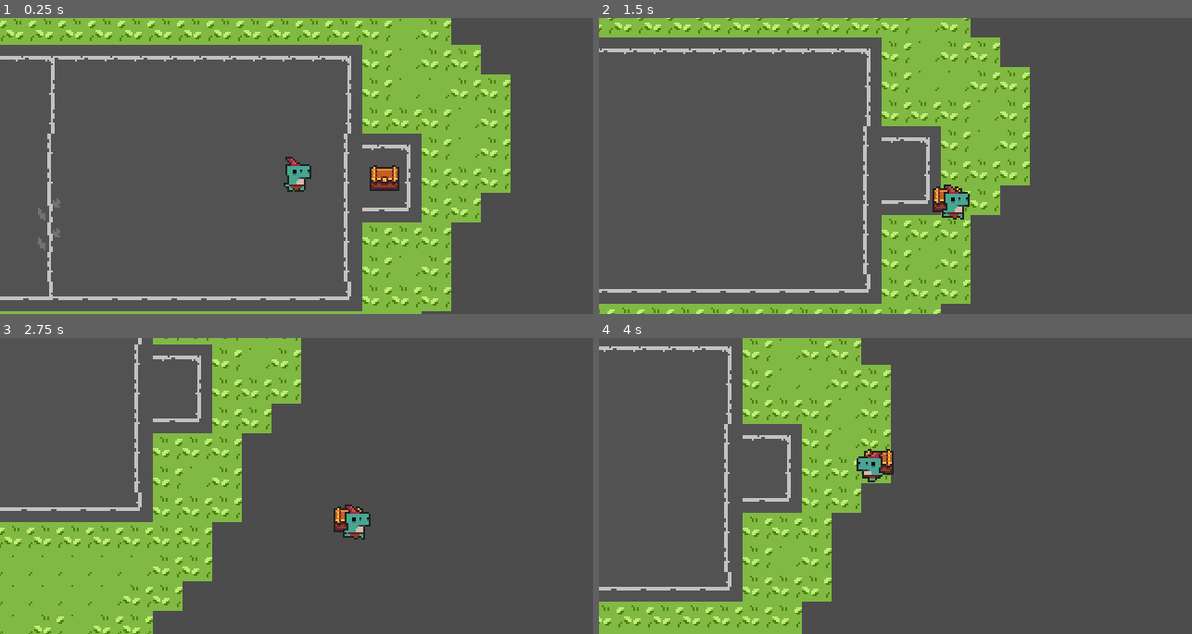
Above: before the commit, frames 1-4 (two rows, left to right).
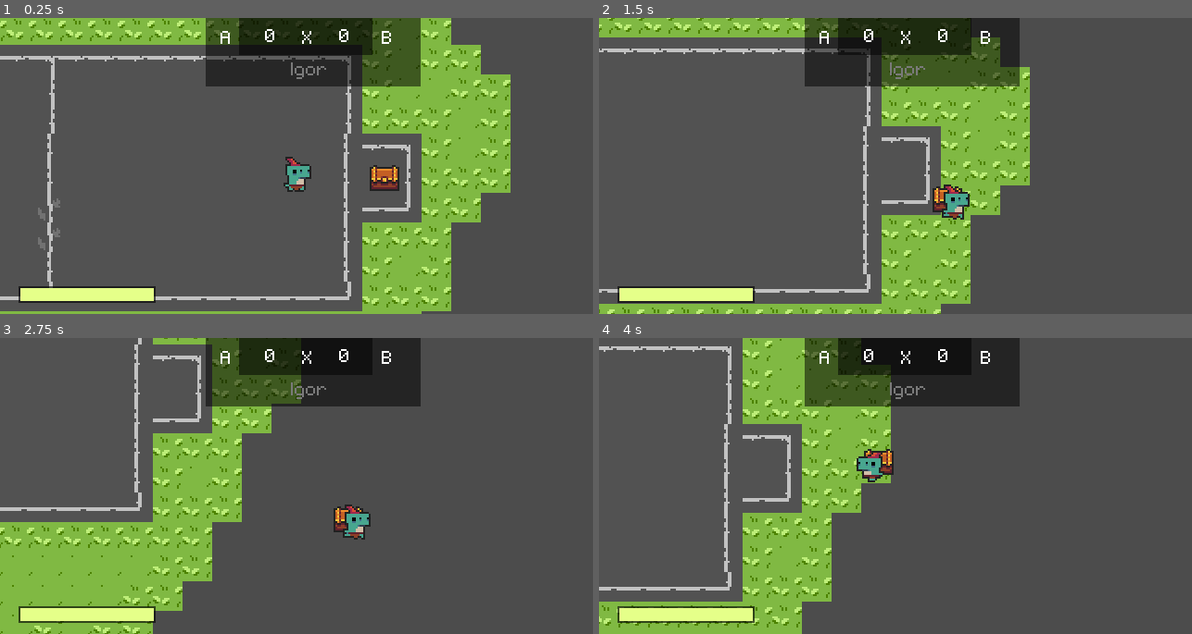
Above: after the commit, the same moments.

Repository: nulldreams/bandeirinha
Game: Godot game, scene res://Scenes/Main.tscn
The game is run twice, just before and just after one commit, with the same random seed, the same clock (stepped at 60 frames per second) and the same inputs.
Inputs:
- Up to frame 1 (0.25 s): no input
- Up to frame 2 (1.5 s): tap Enter at 0.5 s; hold Right (ui_right) 0.53-1.28 s; tap F (ui_accept) at 0.77 s; hold Down (ui_down) from 1.28 s (still down)
- Up to frame 3 (2.75 s): tap F (ui_accept) at 1.52 s; release Down (ui_down) at 2.03 s; hold Right (ui_right) from 2.03 s (still down)
- Up to frame 4 (4 s): release Right (ui_right) at 2.78 s; hold Up (ui_up) 2.78-3.53 s; tap F (ui_accept) at 3.02, 3.77 s; hold Left (ui_left) from 3.53 s (still down)

The runs differ from the first frame. In frame 1, 9.7% of the frame differs, in the area x 3-71%, y 0-97%; in frame 2, 9.7%; in frame 3, 9.7%; in frame 4, 9.7%.
Error before the commit: Attempt to call function 'get_collider' in base 'null instance' on a null instance. (res://Entities/Player/Player.gd:37)
Error after the commit: Attempt to call function 'get_collider' in base 'null instance' on a null instance. (res://Entities/Player/Player.gd:43)

Commit message:
feat: create gui

Diff:
--- /dev/null
+++ b/Assets/Fonts/Fonts.tres
@@ -0,0 +1,7 @@
+[gd_resource type="DynamicFont" load_steps=2 format=2]
+
+[ext_resource path="res://Assets/Fonts/Schrödinger.ttf" type="DynamicFontData" id=1]
+
+[resource]
+size = 10
+font_data = ExtResource( 1 )
--- /dev/null
+++ b/Entities/GUI/GUI.gd
@@ -0,0 +1,22 @@
+extends CanvasLayer
+
+var teams = {
+	0: "A",
+	1: "B"
+}
+
+func _ready():
+	var player = get_tree().get_root().get_node("Main/World/Player")
+	var flag_a = get_tree().get_root().get_node("Main/World/FlagA")
+	var flag_b = get_tree().get_root().get_node("Main/World/FlagA")
+	flag_a.connect("update_team_points", self, "update_team_points")
+	player.connect("set_player_info", self, "set_player_info")
+
+func set_player_info(name, team):
+	$PanelLeft/Name.text = name
+
+func update_team_points(team):
+	if teams[team] == "A":
+		$PanelMid2/PanelMid/TeamAPoints.text = str(int($PanelMid2/PanelMid/TeamAPoints.text) + 1)
+	elif teams[team] == "B":
+		$PanelMid2/PanelMid/TeamBPoints.text = str(int($PanelMid2/PanelMid/TeamBPoints.text) + 1)
--- /dev/null
+++ b/Entities/GUI/GUI.tscn
@@ -0,0 +1,113 @@
+[gd_scene load_steps=3 format=2]
+
+[ext_resource path="res://Assets/Fonts/Fonts.tres" type="DynamicFont" id=1]
+[ext_resource path="res://Entities/GUI/GUI.gd" type="Script" id=3]
+
+[node name="GUI" type="CanvasLayer"]
+script = ExtResource( 3 )
+
+[node name="PanelLeft" type="ColorRect" parent="."]
+margin_left = 10.0
+margin_top = 145.0
+margin_right = 84.0
+margin_bottom = 154.0
+color = Color( 0, 0, 0, 0.627451 )
+__meta__ = {
+"_edit_use_anchors_": false
+}
+
+[node name="Name" type="Label" parent="PanelLeft"]
+margin_left = 136.509
+margin_top = -121.736
+margin_right = 176.509
+margin_bottom = -111.736
+custom_fonts/font = ExtResource( 1 )
+text = "$NOME"
+align = 1
+__meta__ = {
+"_edit_use_anchors_": false
+}
+
+[node name="Stamina" type="ColorRect" parent="PanelLeft"]
+margin_left = 1.0
+margin_top = 1.0
+margin_right = 73.0
+margin_bottom = 8.0
+color = Color( 0.901961, 1, 0.541176, 1 )
+__meta__ = {
+"_edit_use_anchors_": false
+}
+
+[node name="PanelMid2" type="ColorRect" parent="."]
+margin_left = 111.318
+margin_top = 0.37735
+margin_right = 227.318
+margin_bottom = 37.3773
+color = Color( 0, 0, 0, 0.517647 )
+__meta__ = {
+"_edit_use_anchors_": false
+}
+
+[node name="PanelMid" type="ColorRect" parent="PanelMid2"]
+margin_left = 18.2343
+margin_right = 90.2343
+margin_bottom = 20.0
+color = Color( 0, 0, 0, 0.517647 )
+__meta__ = {
+"_edit_use_anchors_": false
+}
+
+[node name="TeamName" type="Label" parent="PanelMid2/PanelMid"]
+margin_left = -9.65219
+margin_top = 5.92745
+margin_right = -3.65219
+margin_bottom = 15.9274
+custom_fonts/font = ExtResource( 1 )
+text = "A"
+__meta__ = {
+"_edit_use_anchors_": false
+}
+
+[node name="TeamName2" type="Label" parent="PanelMid2/PanelMid"]
+margin_left = 77.4519
+margin_top = 6.0
+margin_right = 83.4519
+margin_bottom = 16.0
+custom_fonts/font = ExtResource( 1 )
+text = "B"
+__meta__ = {
+"_edit_use_anchors_": false
+}
+
+[node name="TeamName3" type="Label" parent="PanelMid2/PanelMid"]
+margin_left = 34.2079
+margin_top = 6.0
+margin_right = 40.2079
+margin_bottom = 16.0
+custom_fonts/font = ExtResource( 1 )
+text = "X"
+__meta__ = {
+"_edit_use_anchors_": false
+}
+
+[node name="TeamBPoints" type="Label" parent="PanelMid2/PanelMid"]
+margin_left = 53.7701
+margin_top = 4.84242
+margin_right = 59.7701
+margin_bottom = 14.8424
+custom_fonts/font = ExtResource( 1 )
+text = "0"
+__meta__ = {
+"_edit_use_anchors_": false
+}
+
+[node name="TeamAPoints" type="Label" parent="PanelMid2/PanelMid"]
+margin_left = 13.9624
+margin_top = 4.84242
+margin_right = 19.9624
+margin_bottom = 14.8424
+custom_fonts/font = ExtResource( 1 )
+text = "0"
+__meta__ = {
+"_edit_use_anchors_": false
+}
--- a/Entities/Objects/Flag.gd
+++ b/Entities/Objects/Flag.gd
@@ -5,6 +5,8 @@
 var initial_position = position
 
 var flag_position = position
+
+signal update_team_points
 
 func _physics_process(delta):
 	position += flag_position
@@ -17,10 +19,10 @@
 func _ready():
 	var camp_A = get_tree().get_root().get_node("Main/World/TileMap/Camp")
 	var camp_B = get_tree().get_root().get_node("Main/World/TileMap/Camp2")
-	var winner_team
 
 	camp_A.connect("team_make_a_point", self, "reset_flag")
 	camp_B.connect("team_make_a_point", self, "reset_flag")
 
 func reset_flag(team_point):
 	$".".visible = true
+	emit_signal("update_team_points", team)
--- a/Entities/Player/Player.gd
+++ b/Entities/Player/Player.gd
@@ -2,6 +2,9 @@
 
 export var player_speed = 75
 export var type = "player"
+export var player_name = "Igor"
+
+signal set_player_info
 
 enum Team { A, B }
 export(Team) var team = Team.A
@@ -24,6 +27,9 @@
 
 var state = STATE_IDLE
 var previous_state = state
+
+func _ready():
+	emit_signal("set_player_info", player_name, team)
 
 func state_machine(direction):
 	match state:
--- a/Scenes/Main.tscn
+++ b/Scenes/Main.tscn
@@ -1,14 +1,17 @@
-[gd_scene load_steps=6 format=2]
+[gd_scene load_steps=7 format=2]
 
 [ext_resource path="res://Entities/Player/Player.tscn" type="PackedScene" id=1]
 [ext_resource path="res://Assets/Tilemaps/Main.tres" type="TileSet" id=2]
 [ext_resource path="res://Entities/Objects/Flag.tscn" type="PackedScene" id=3]
 [ext_resource path="res://Scenes/Camp.gd" type="Script" id=4]
+[ext_resource path="res://Entities/GUI/GUI.tscn" type="PackedScene" id=5]
 
-[sub_resource type="RectangleShape2D" id=2]
+[sub_resource type="RectangleShape2D" id=1]
 extents = Vector2( 78.5299, 64.5001 )
 
 [node name="Main" type="Node2D"]
+
+[node name="GUI" parent="." instance=ExtResource( 5 )]
 
 [node name="World" type="YSort" parent="."]
 
Binary file added: Assets/Fonts/Schrödinger.ttf
Not shown: 2 places in Scenes/Main.tscn that only renumber resources
Not shown, added: Assets/Fonts/Schrödinger.zip
